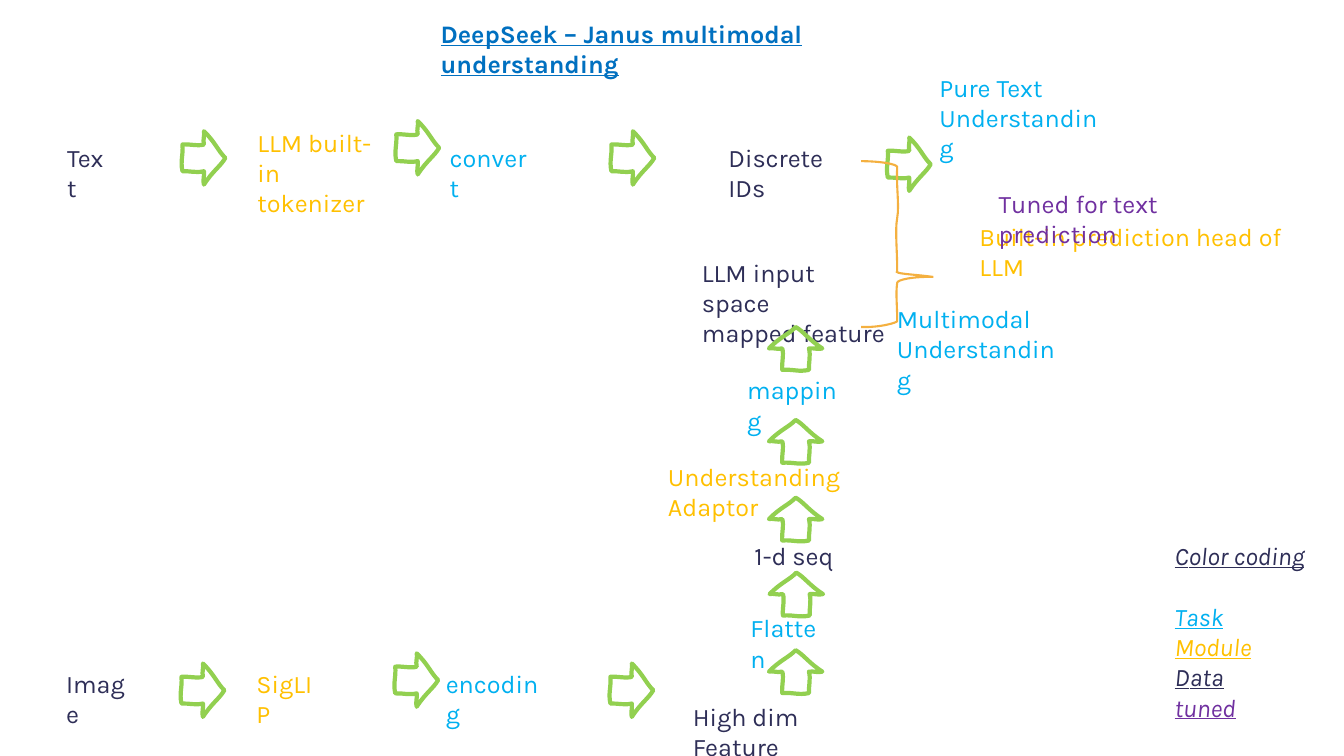
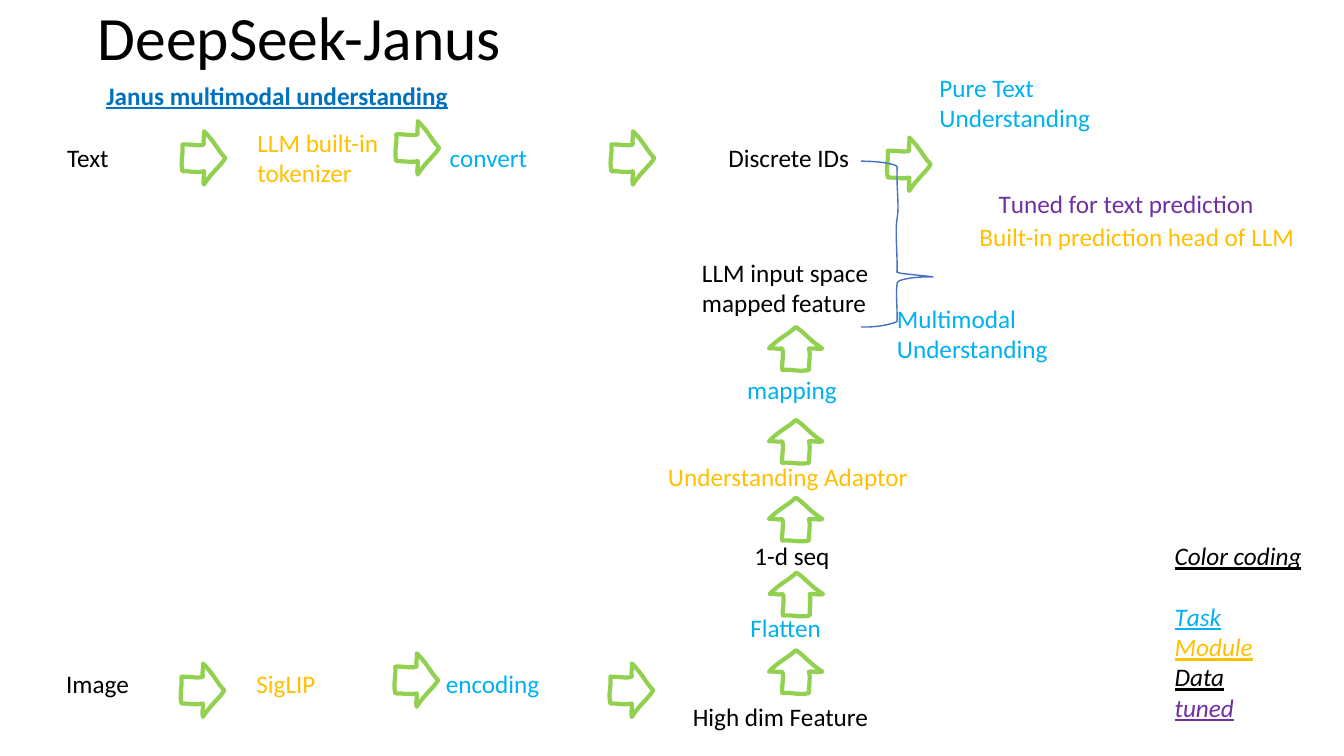
Before and after one commit to gggg8657/study, a slide deck: slide 3 of Studying must go on/Presentation1.pptx. Drawn at 1344x756 pixels with LibreOffice and Linux fonts; fonts in the diff are those of the drawing. Boxes give left, top, right and bottom in pixels: in the first picture for what was removed or moved away, otherwise in the second. Text is boxed around its words. In the diff, an @@ line names an element or a change of style, - is before the commit and + after.

```diff
--- a/Studying must go on/Presentation1.pptx
+++ b/Studying must go on/Presentation1.pptx
@@ title added at (98, 17, 501, 70), 44 pt, text #000000 @@
+DeepSeek-Janus
@@ text at (106, 87, 447, 110): text changed; font Karla to Calibri @@
-DeepSeek – Janus multimodal understanding
+Janus multimodal understanding
@@ freeform shape at (861, 161, 934, 327): outline #F4B040 1.5 pt to #4472C4 1 pt @@
@@ font Karla to Calibri, text colour #2E2E57 to #000000 in 6 elements at (66, 676, 129, 698), (67, 150, 109, 167), (693, 708, 868, 731), (728, 149, 849, 168), (754, 547, 830, 572), (702, 264, 868, 316) @@
@@ font Karla to Calibri in 11 elements at (257, 134, 378, 182), (256, 675, 315, 698), (446, 675, 539, 698), (750, 617, 821, 637), (668, 465, 907, 491), (747, 381, 836, 404), (450, 151, 527, 167), (979, 228, 1294, 250), (999, 195, 1253, 217), (939, 80, 1090, 132), (897, 308, 1048, 363) @@
@@ text "Color coding" at (1175, 547, 1302, 721): font Karla to Calibri; text colour #2E2E57 to #000000 in "Color coding", "Data" @@
```
Also in this commit, not shown: 4 other slides changed, 13 slides added, 2 slides removed, 1 other file.
